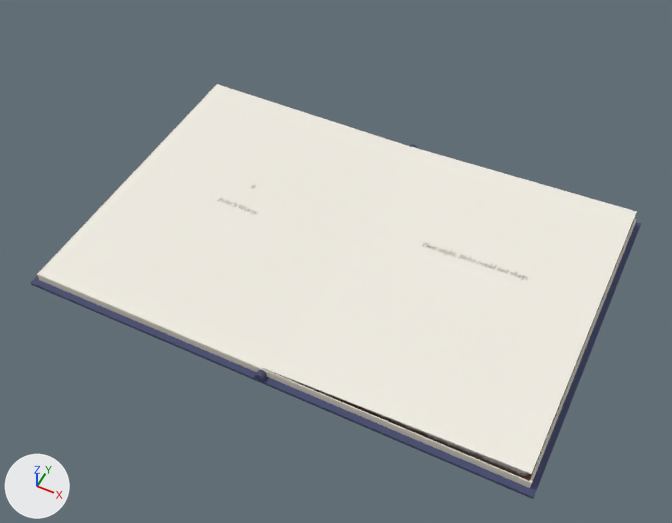
The glTF model live/s06/spread.glb: old version first, new version second.
One viewpoint serves both versions: a camera (50 mm lens) standing at (1.1, -2.29, 2.75) and looking at (0.04, -0.16, 0.09). Lighting does not change. The marker at lower left points along +X, +Y and +Z. The first picture is the older version. Where no turn or scale is listed for an object, it has been applied to the vertices.

In view in the first picture: 'block-1', 'block1', 'cover-1', 'cover1', 'leaf-page', 'page-prev', 'page-right' and 3 more.
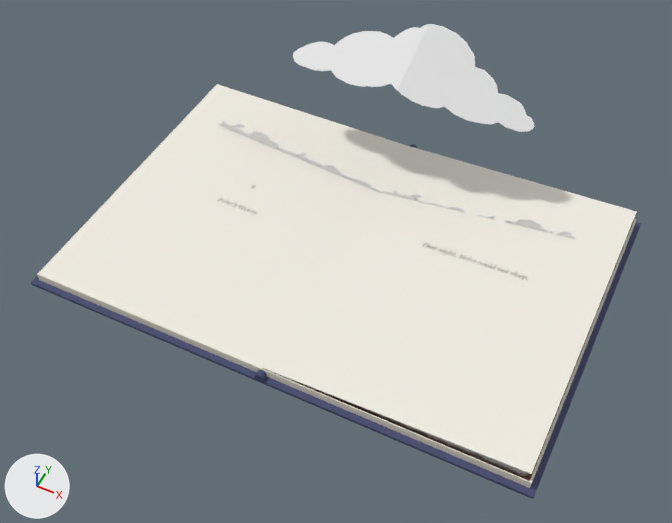
The change in detail:
Material 'card-atlas0' (mat_card_atlas0) is new.
Its base color is (0.8, 0.8, 0.8) (white #e7e7e7).
Its roughness is 0.8.
Mesh me_paper_static0 is new.
It has 640 vertices, 1264 faces and spans x -0.85..0.85, y 0.34..0.78, z 0.0..0.58.
It uses material mat_card_atlas0 (its picture is missing).
Object 'paper-static0' (ob_paper_static0) is new; it shows me_paper_static0.
Its location is (0.0, 0.0, 0.0).

Location of each change, (x1, y1, x2, y2) in pixels of the pictures (672 x 523 px):
'paper-static0', added: after (218, 24, 575, 239)
